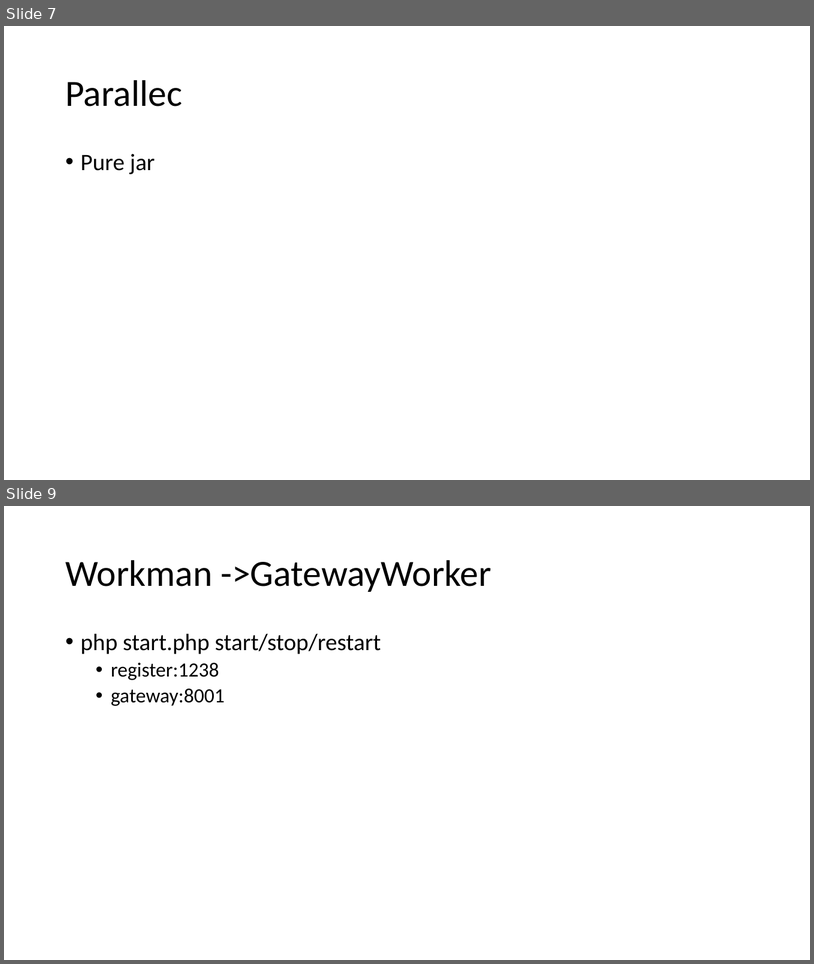
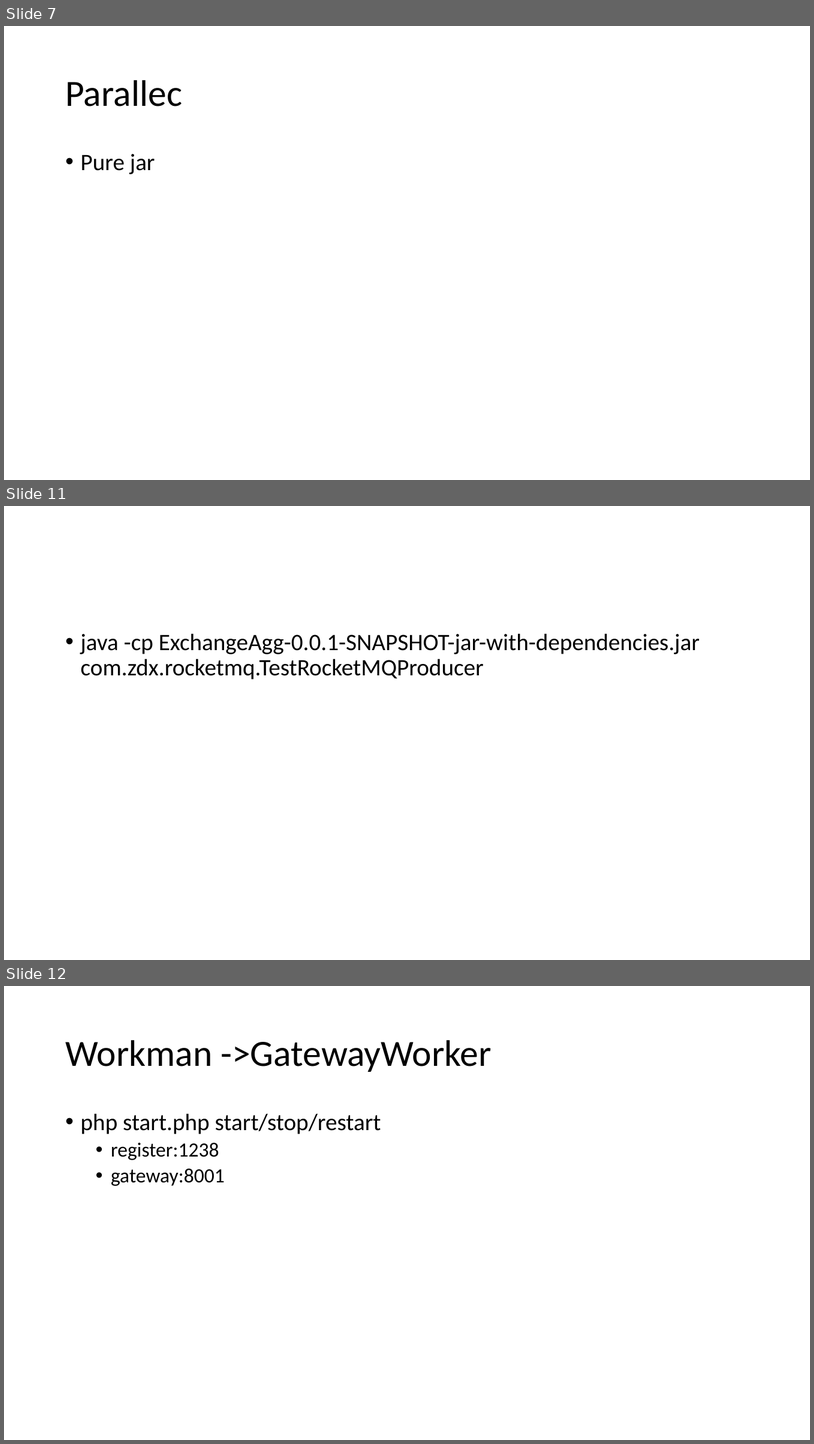
Before and after one commit to csliangdu/ExchangeAgg, a slide deck: doc/Coin.pptx. Shown one above the other, each under a label of ours: slides 7 and 9 before the commit, slides 7, 11 and 12 after it; the slides between them are not shown. The pictures are 814x964 and 814x1444 pixels, drawn with LibreOffice and Linux fonts; fonts in the diff are those of the drawing. Boxes give left, top, right and bottom in pixels: in the first picture for what was removed or moved away, otherwise in the second. Text is boxed around its words. In the diff, an @@ line names an element or a change of style, - is before the commit and + after.

```diff
--- a/doc/Coin.pptx
+++ b/doc/Coin.pptx
@@ slide 11 added at <box>4,506,810,960</box>, background #FFFFFF @@
@@ text added at <box>81,633,700,679</box>, 28 pt, text #000000 @@
+• java -cp ExchangeAgg-0.0.1-SNAPSHOT-jar-with-dependencies.jar com.zdx.rocketmq.TestRocketMQProducer
@@ what was slide 9 is now slide 12 @@
```
Also in this commit, not shown: 1 slide changed, 6 other slides added, 20 other files.
